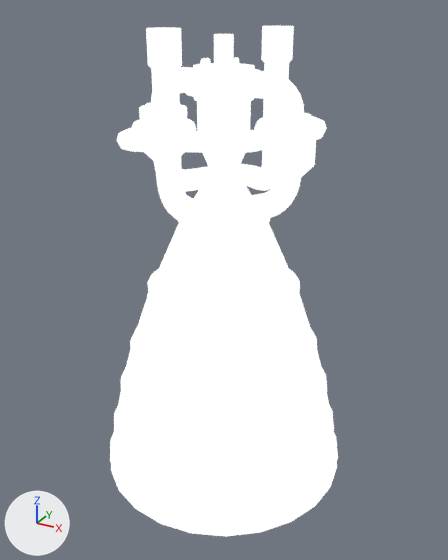
An edit to the FBX model le-7/rigged le7.fbx, drawn before and after from the same camera.
Both versions are drawn from a 50 mm lens placed at (1.21, -2.21, 0.1), pointed at (0.01, -0.02, -0.99). The lights are fixed; the arrows at lower left show +X, +Y and +Z. Where no turn or scale is listed for an object, it has been applied to the vertices.

Names of what the first picture shows: 'le7'.
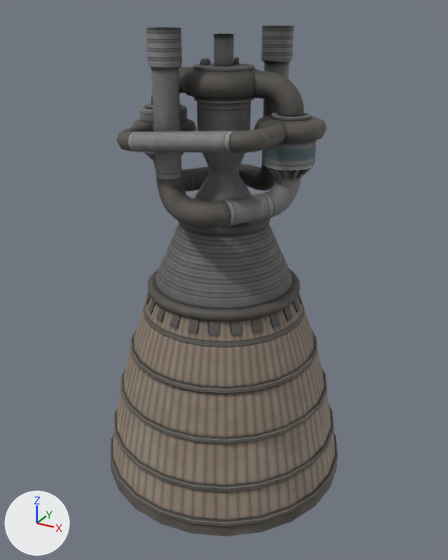
What differs and where, as boxes [x1, y1, x2, y2] in the pictures (448 x 560 px):
'le7', recoloured: [110, 25, 338, 537] in both

The edits, one by one:
Material 'le7_auv.002' (mat_le7_auv_002) is new.
Its texture is img_a1_png (with its transparency).
Its roughness is 0.667.
me_le7 has 2817 vertices, 2572 faces and spans x -0.56..0.56, y -0.56..0.56, z -1.92..0.04.
me_le7 no longer uses material mat_le7_auv (picture img_a1_png).
me_le7 now uses material mat_le7_auv_002 (picture img_a1_png).
